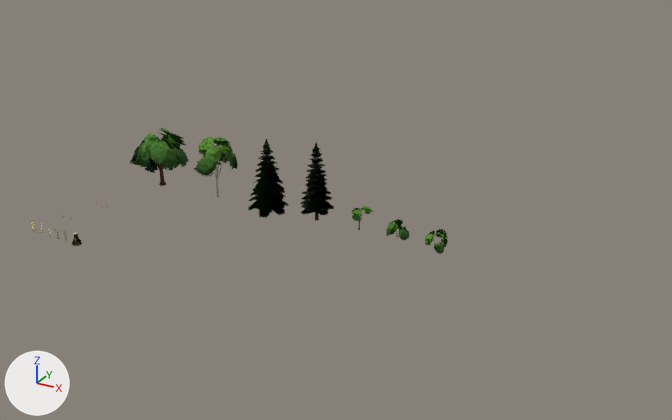
The glTF model apps/web/public/models/flora.glb: old version first, new version second.
Both versions are drawn from a 50 mm lens placed at (66.1, -58.4, 38.8), pointed at (28.3, 10.3, 4.4). Lighting does not change. The marker at lower left points along +X, +Y and +Z. The picture after the commit comes second.

Before the edit, the objects in view are built like this:
```python
ob_fir = bpy.data.objects.new('Fir', me_fir)
ob_fir.location = (22.98, 16.0, 0.0)
ob_lime = bpy.data.objects.new('Lime', me_lime)
ob_lime.location = (10.78, 16.0, 0.0)
ob_oak = bpy.data.objects.new('Oak', me_oak)
ob_oak.location = (3.37, 16.0, 0.0)
ob_sapling = bpy.data.objects.new('Sapling', me_sapling)
ob_sapling.location = (27.78, 16.0, 0.0)
ob_shruba = bpy.data.objects.new('ShrubA', me_shruba)
ob_shruba.location = (31.94, 16.0, 0.0)
ob_shrubb = bpy.data.objects.new('ShrubB', me_shrubb)
ob_shrubb.location = (36.0, 16.0, 0.0)
ob_spruce = bpy.data.objects.new('Spruce', me_spruce)
ob_spruce.location = (17.19, 16.0, 0.0)
```
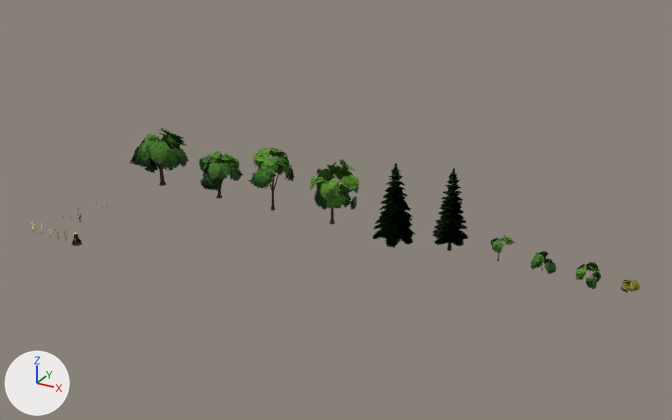
Location of each change, [x1, y1, x2, y2] in pixels of the pictures (672 x 420 px):
'Spruce', moved
    before: [248, 139, 288, 218]
    after: [372, 163, 415, 248]
'Fir', moved
    before: [300, 142, 334, 220]
    after: [433, 168, 469, 251]
'Lime', moved
    before: [193, 137, 238, 198]
    after: [248, 148, 294, 211]
'LimeB', added (green)
    after: [310, 160, 359, 224]
'OakB', added (green)
    after: [199, 151, 243, 199]
'ShrubB', moved
    before: [425, 229, 448, 254]
    after: [576, 262, 601, 289]
'ShrubA', moved
    before: [386, 219, 410, 240]
    after: [530, 251, 557, 274]
'Sapling', moved
    before: [351, 206, 374, 230]
    after: [490, 236, 515, 261]
'DryScrub', added
    after: [621, 279, 640, 293]

Diff of the bpy script that builds the scene:
```diff
--- a/apps/web/public/models/flora.glb.py
+++ b/apps/web/public/models/flora.glb.py
@@ me_oakb @@
+me_oakb.from_pydata(...)  # 377 vertices, 336 faces; spans x -2.54..2.93, y -2.4..2.73, z -0.01..5.33
+# faces by material slot: [120, 216]
+me_oakb.materials.append(mat_leaf)
+me_oakb.materials.append(mat_bark)
@@ me_limeb @@
+me_limeb.from_pydata(...)  # 445 vertices, 390 faces; spans x -2.62..3.32, y -2.71..3.52, z 0.0..6.45
+# faces by material slot: [144, 246]
+me_limeb.materials.append(mat_leaf)
+me_limeb.materials.append(mat_bark)
@@ me_dryscrub @@
+me_dryscrub.from_pydata(...)  # 243 vertices, 286 faces; spans x -0.82..0.94, y -1.05..0.88, z -0.11..1.23
+# faces by material slot: [40, 246]
+me_dryscrub.materials.append(mat_leaf)
+me_dryscrub.materials.append(mat_bark)
@@ ob_fir @@
 ob_fir = bpy.data.objects.new('Fir', me_fir)
-ob_fir.location = (22.98, 16.0, 0.0)
+ob_fir.location = (37.38, 16.0, 0.0)
@@ ob_lime @@
 ob_lime = bpy.data.objects.new('Lime', me_lime)
-ob_lime.location = (10.78, 16.0, 0.0)
+ob_lime.location = (17.74, 16.0, 0.0)
@@ ob_sapling @@
 ob_sapling = bpy.data.objects.new('Sapling', me_sapling)
-ob_sapling.location = (27.78, 16.0, 0.0)
+ob_sapling.location = (42.19, 16.0, 0.0)
@@ ob_shruba @@
 ob_shruba = bpy.data.objects.new('ShrubA', me_shruba)
-ob_shruba.location = (31.94, 16.0, 0.0)
+ob_shruba.location = (46.35, 16.0, 0.0)
@@ ob_shrubb @@
 ob_shrubb = bpy.data.objects.new('ShrubB', me_shrubb)
-ob_shrubb.location = (36.0, 16.0, 0.0)
+ob_shrubb.location = (50.4, 16.0, 0.0)
@@ ob_spruce @@
 ob_spruce = bpy.data.objects.new('Spruce', me_spruce)
-ob_spruce.location = (17.19, 16.0, 0.0)
+ob_spruce.location = (31.6, 16.0, 0.0)
@@ ob_oakb @@
+ob_oakb = bpy.data.objects.new('OakB', me_oakb)
+ob_oakb.location = (10.97, 16.0, 0.0)
@@ ob_limeb @@
+ob_limeb = bpy.data.objects.new('LimeB', me_limeb)
+ob_limeb.location = (24.75, 16.0, 0.0)
@@ ob_dryscrub @@
+ob_dryscrub = bpy.data.objects.new('DryScrub', me_dryscrub)
+ob_dryscrub.location = (54.08, 16.0, 0.0)
```
